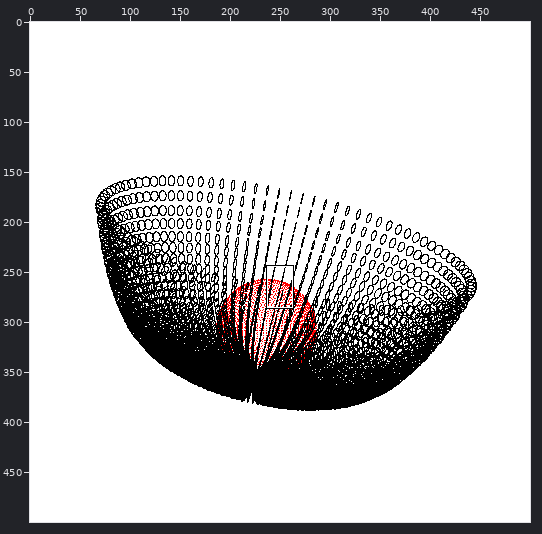
A sprite sheet gets an edit: bowl.png. Above, an overview of the earlier version with the close-up marked.
Close-up. Old version:
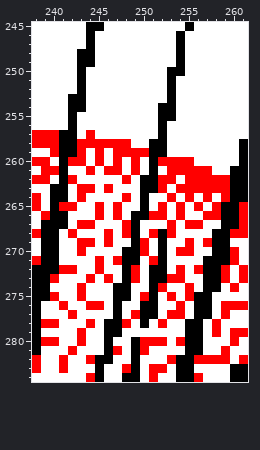
The file is 500x500 pixels. Shown: x 238..261, y 245..284. The commit also changed other parts of the picture, which this record leaves out.
The same view after the edit:
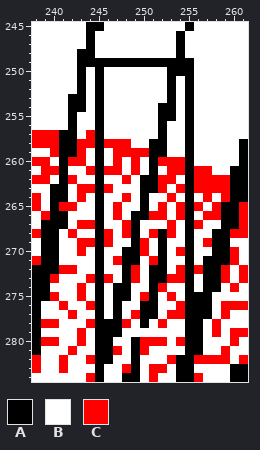
Palette (. is transparent): A #000000  B #ffffff  C #ff0000
What changed:
Colour B gives way to colour A in row 249 at x 245 to 253 and 255; in rows 250 to 257 at x 245 and 255; in rows 258 to 259 at x 255; in rows 261 to 264 at x 245; in rows 265 to 266 at x 255; in row 267 at x 245.
Colour B gives way to colour A in row 268 at x 245 and 255; in rows 269 to 270 at x 245; in rows 271 to 272 at x 255; in row 273 at x 245 and 255; in rows 274 to 275 at x 245; in row 276 at x 255.
Colour B gives way to colour A in row 277 at x 245 and 255; in rows 278 to 281 at x 245.
Colour C gives way to colour A in rows 258 to 259 at x 245; in row 260 at x 245 and 255; in rows 261 to 264 at x 255; in rows 265 to 266 at x 245; in row 267 at x 255; in rows 269 to 270 at x 255.
Colour C gives way to colour A in rows 271 to 272 at x 245; in rows 274 to 275 at x 255; in row 276 at x 245.
Boxes around the changes in both close-ups, in picture pixels (x1, y1, x2, y2):
changed: (95, 58, 194, 355)
